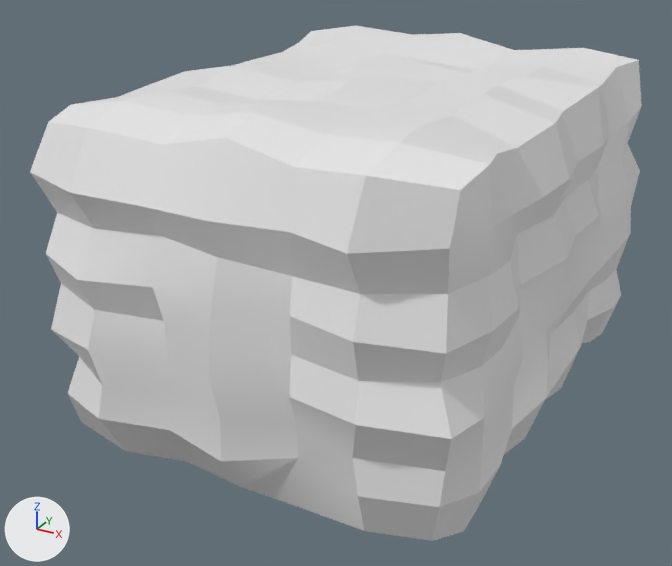
Before and after pictures for a commit that changed the OBJ model Aetheria Tora's Story/Assets/alan/haystack rec.obj.
Camera for both pictures: a 50 mm lens placed at (88.87, 194.76, 1.55), pointed at (86.93, 198.29, -0.22). The lights are fixed; the arrows at lower left show +X, +Y and +Z. Where no turn or scale is listed for an object, it has been applied to the vertices.
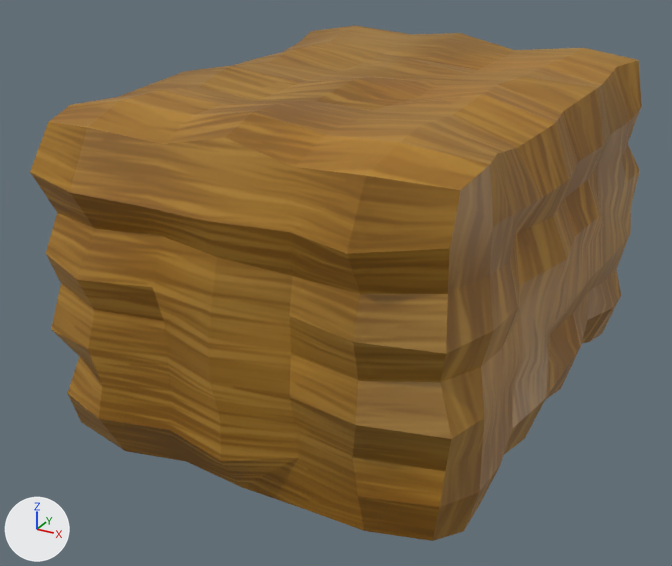
The newer file is also turned or shifted as a whole; pictures and numbers use the older file's frame.

What differs and where, as boxes (x1, y1, x2, y2) in the pictures (672 x 566 px):
'Cube.172', recoloured (white to brown)
    both: (30, 26, 642, 541)

The change, as a list of edits to the scene's bpy script:
```text
Add img_hayrooftest1_png:
    img_hayrooftest1_png = load_image('hayrooftest1.png', 'hayrooftest1.png', 1024, 1024, 'sRGB')
Add mat_hay:
    mat_hay = principled_material('hay')
    mat_hay.texture = img_hayrooftest1_png
Change me_cube_172:
    where me_cube_172.from_pydata(...)  # 378 vertices, 376 faces; spans x 86.06..88.04, y 197.1..199.81, z -0.79..0.79
    add me_cube_172.materials.append(mat_hay)  # picture img_hayrooftest1_png
```
